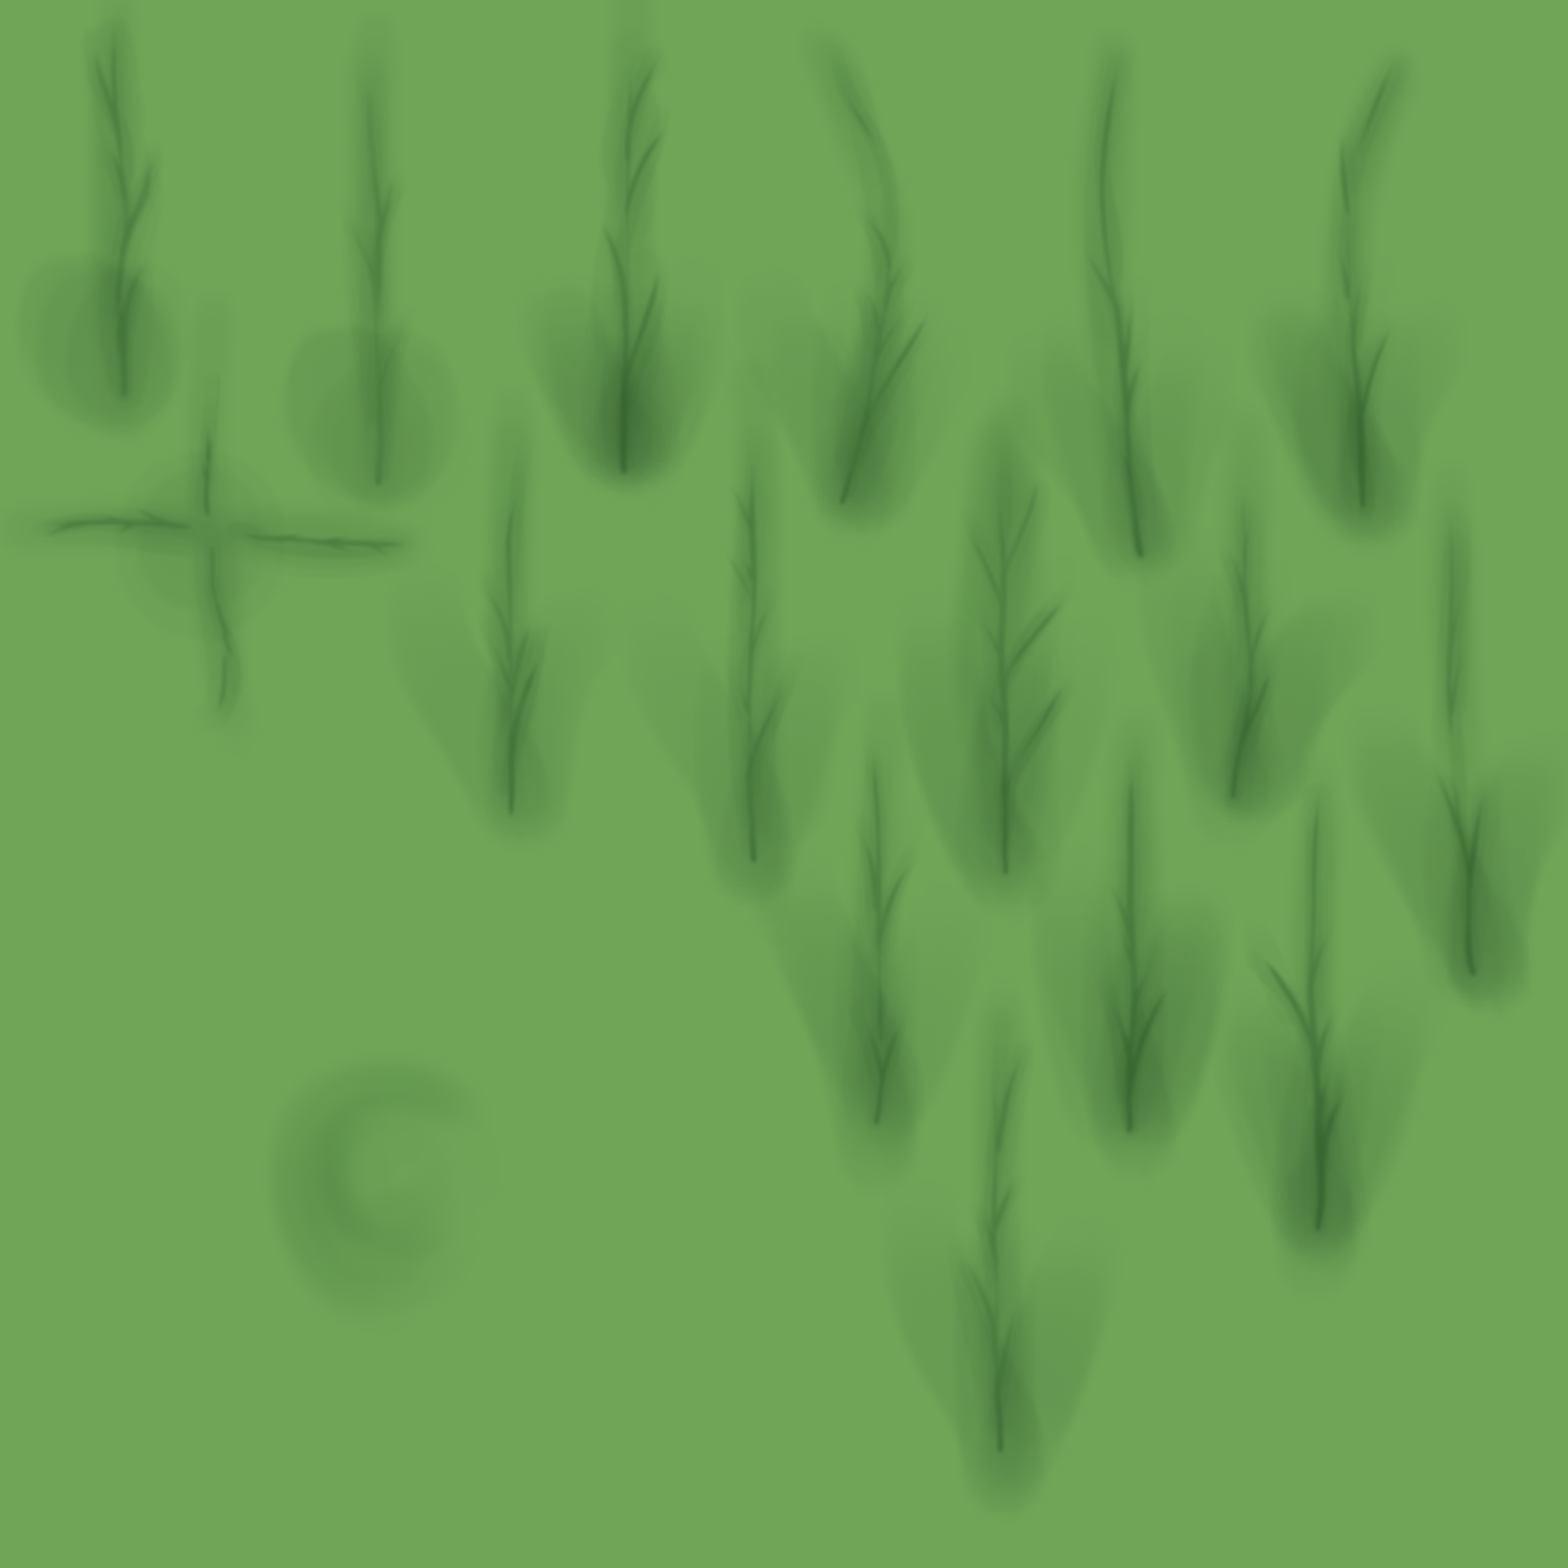
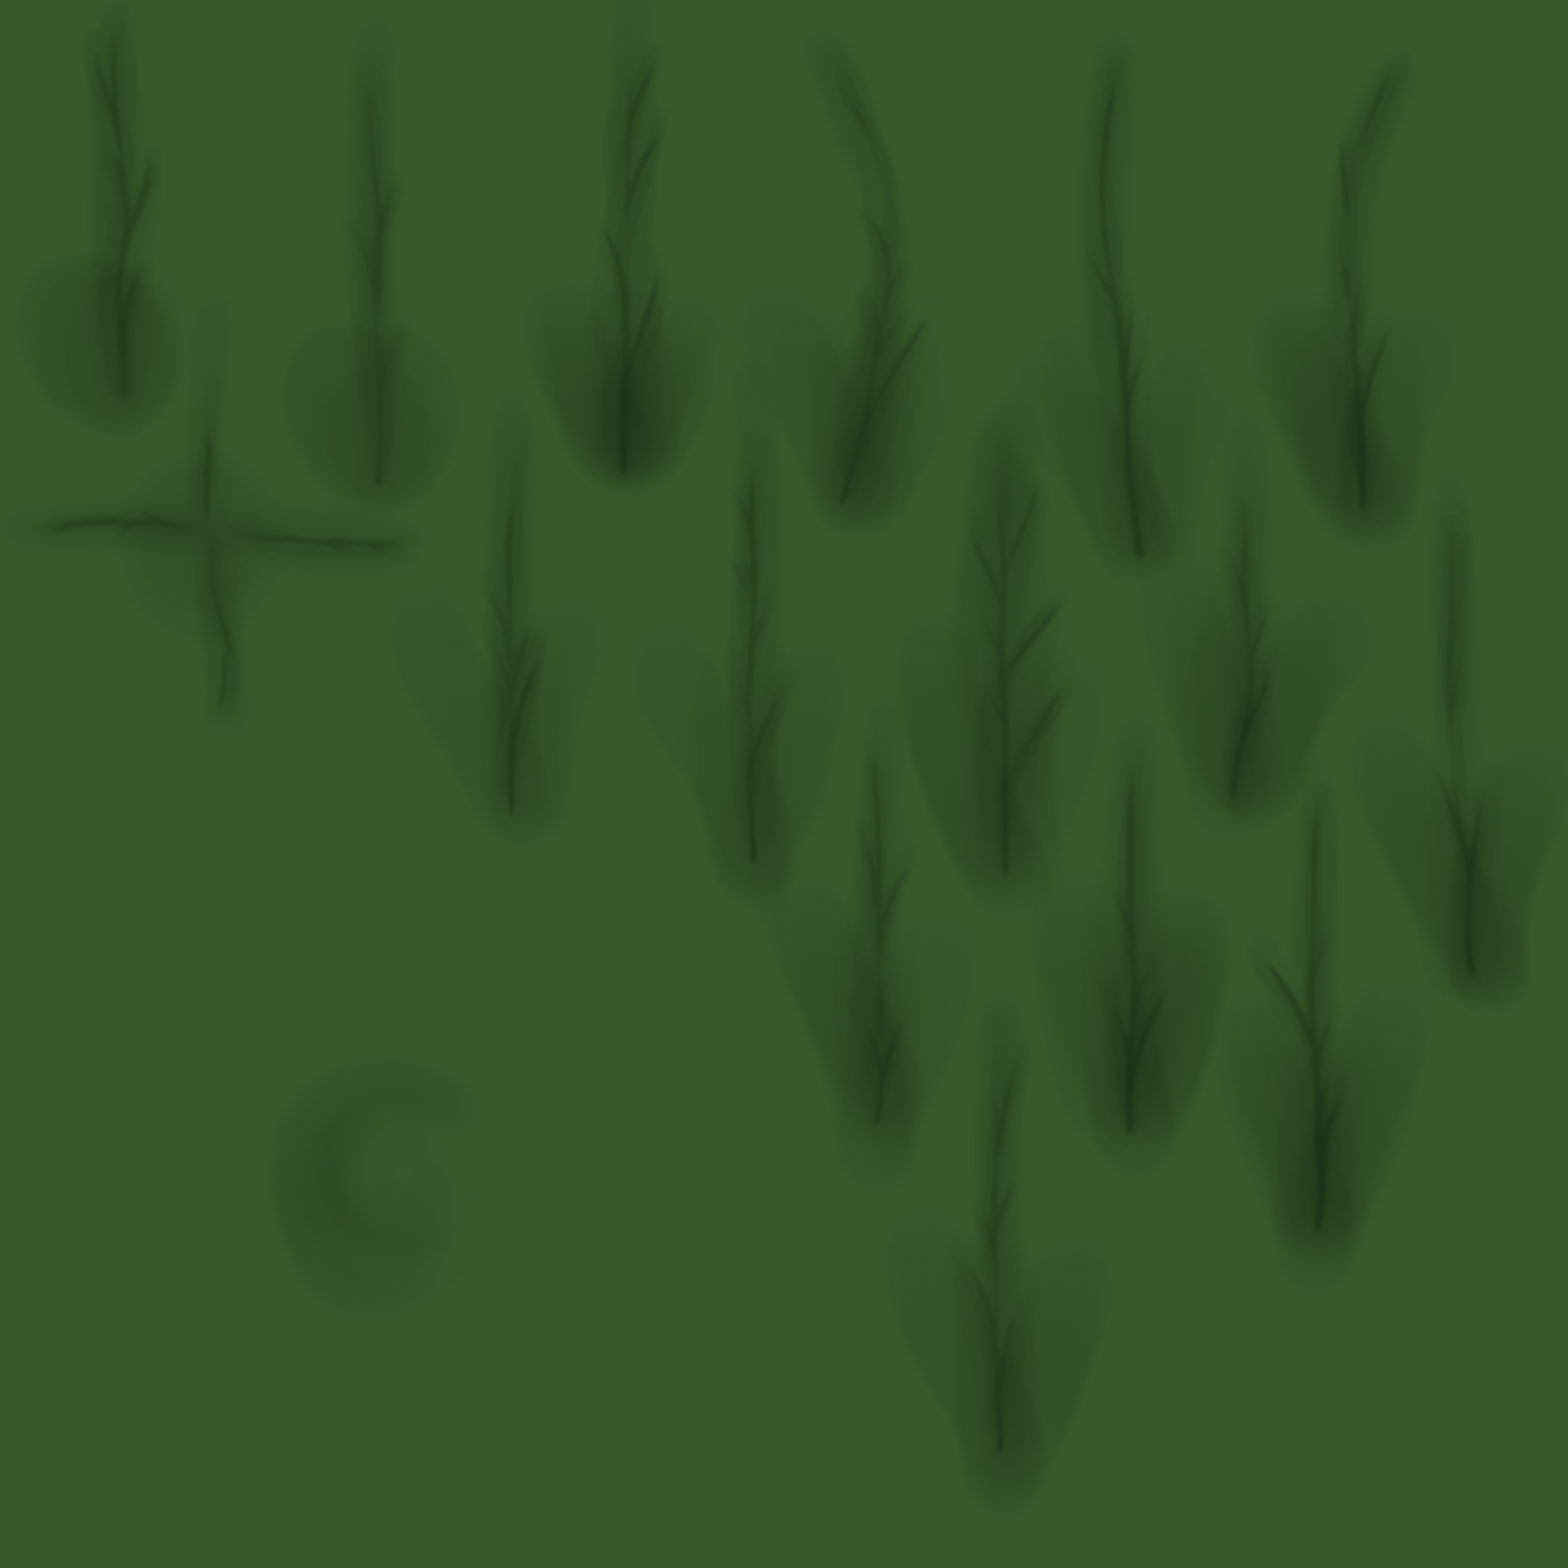
Two versions of the same layered image (1568px x 1568px). Layer-by-layer changes:
pixels changed over [0, 0, 1568, 1568] (layer not identified)